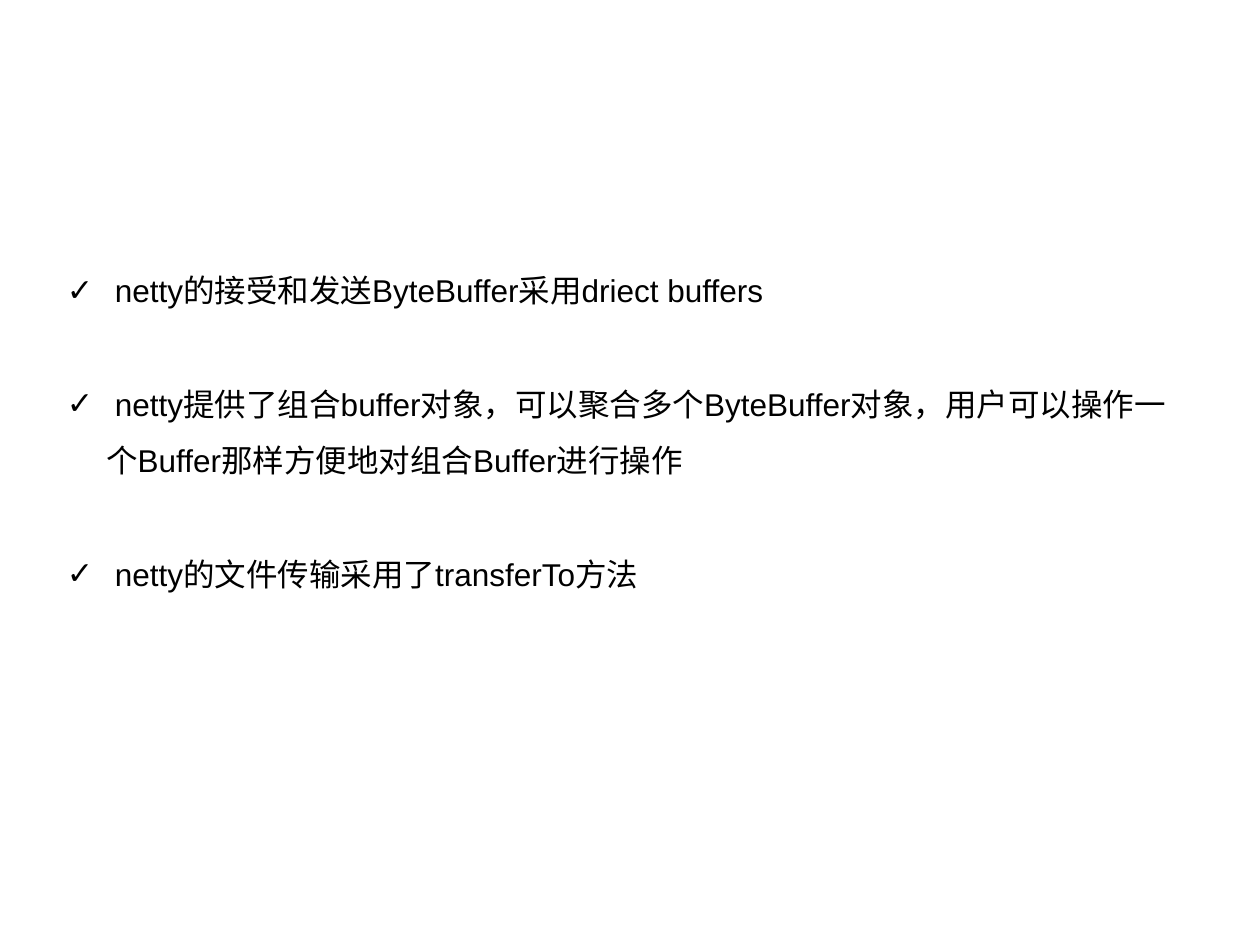
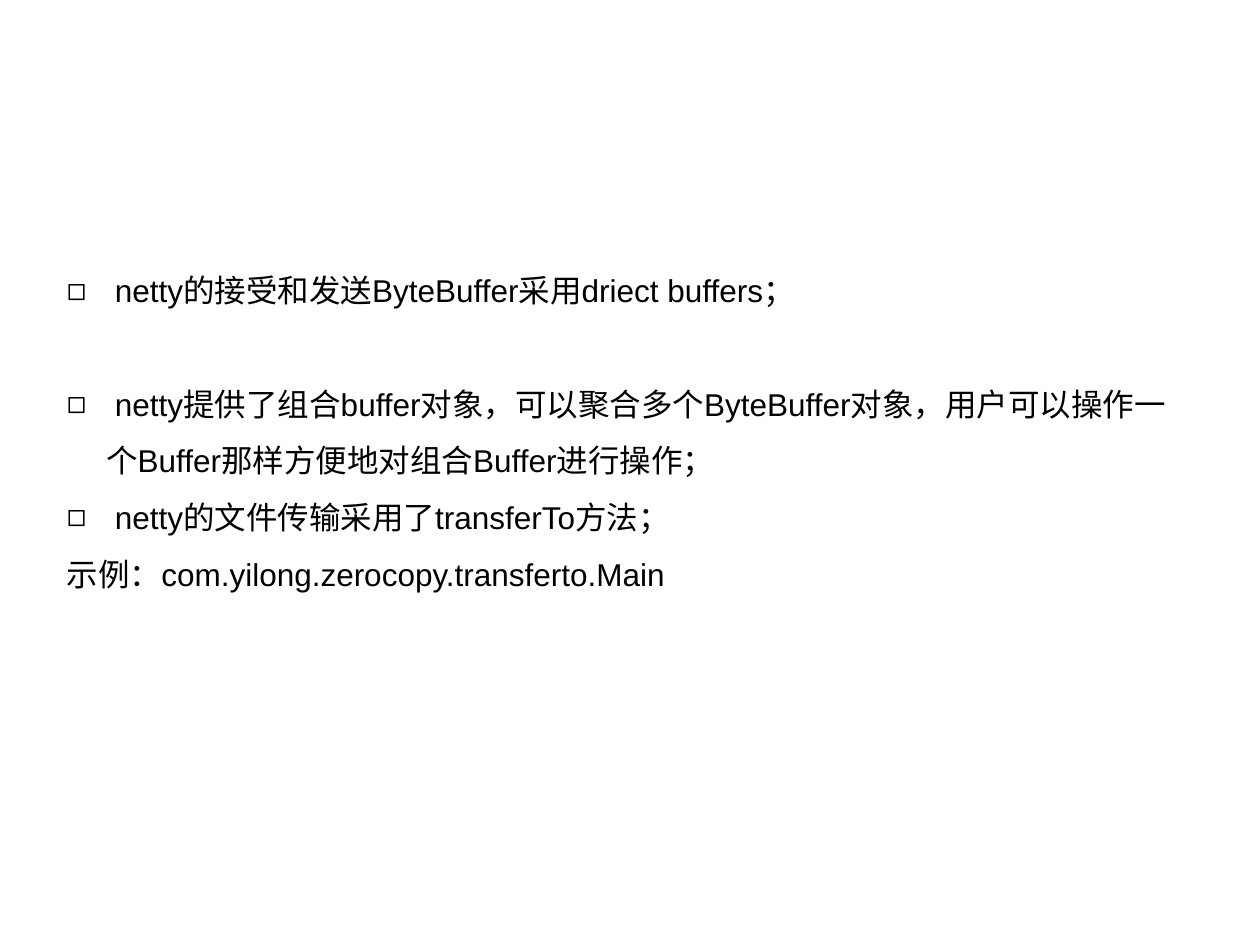
Before and after one commit to yilong7797/01-document, a slide deck: slide 28 of 05-netty/netty.pptx (slide 15 before the commit). Drawn at 1260x945 pixels with LibreOffice and Linux fonts; fonts in the diff are those of the drawing; background and template pictures are left out. Boxes give left, top, right and bottom in pixels: in the first picture for what was removed or moved away, otherwise in the second. Text is boxed around its words. In the diff, an @@ line names an element or a change of style, - is before the commit and + after.

Commit message:
netty.ppt

```diff
--- a/05-netty/netty.pptx
+++ b/05-netty/netty.pptx
@@ text at (67,277,1166,593): text changed @@
-✓ netty的接受和发送ByteBuffer采用driect buffers
-✓ netty提供了组合buffer对象，可以聚合多个ByteBuffer对象，用户可以操作一个Buffer那样方便地对组合Buffer进行操作
-✓ netty的文件传输采用了transferTo方法
+◻ netty的接受和发送ByteBuffer采用driect buffers；
+◻ netty提供了组合buffer对象，可以聚合多个ByteBuffer对象，用户可以操作一个Buffer那样方便地对组合Buffer进行操作；
+◻ netty的文件传输采用了transferTo方法；
+示例：com.yilong.zerocopy.transferto.Main
```
Also in this commit, not shown: 14 other slides changed, 21 slides added, 18 slides removed, 1 other file.
